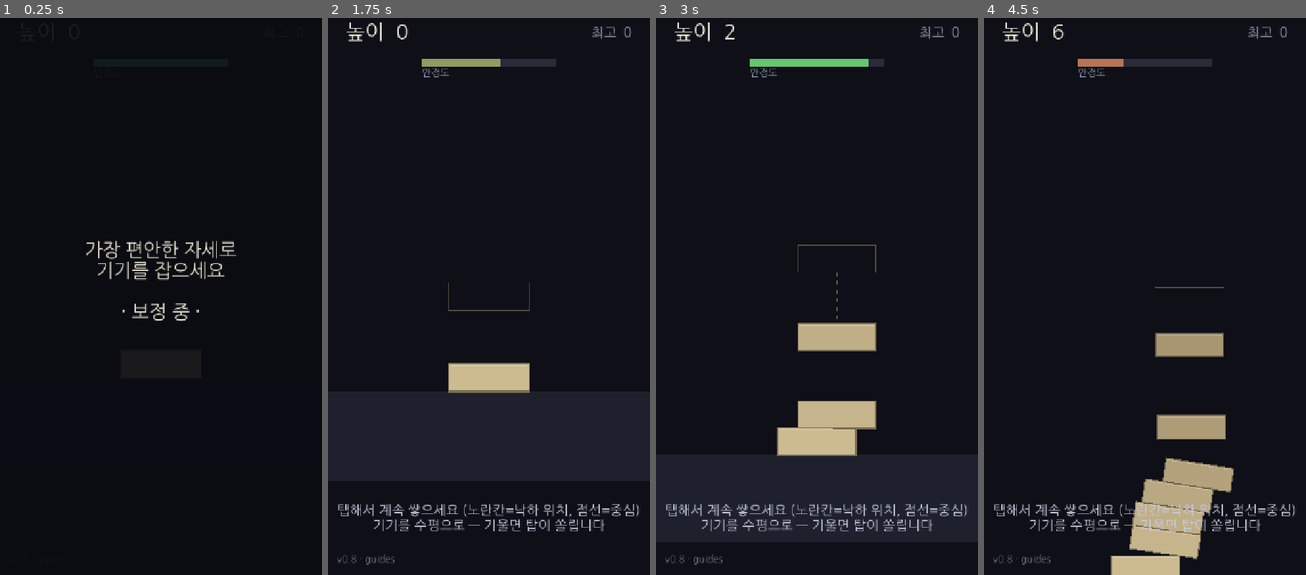
Above: before the commit, frames 1-4 (left to right).
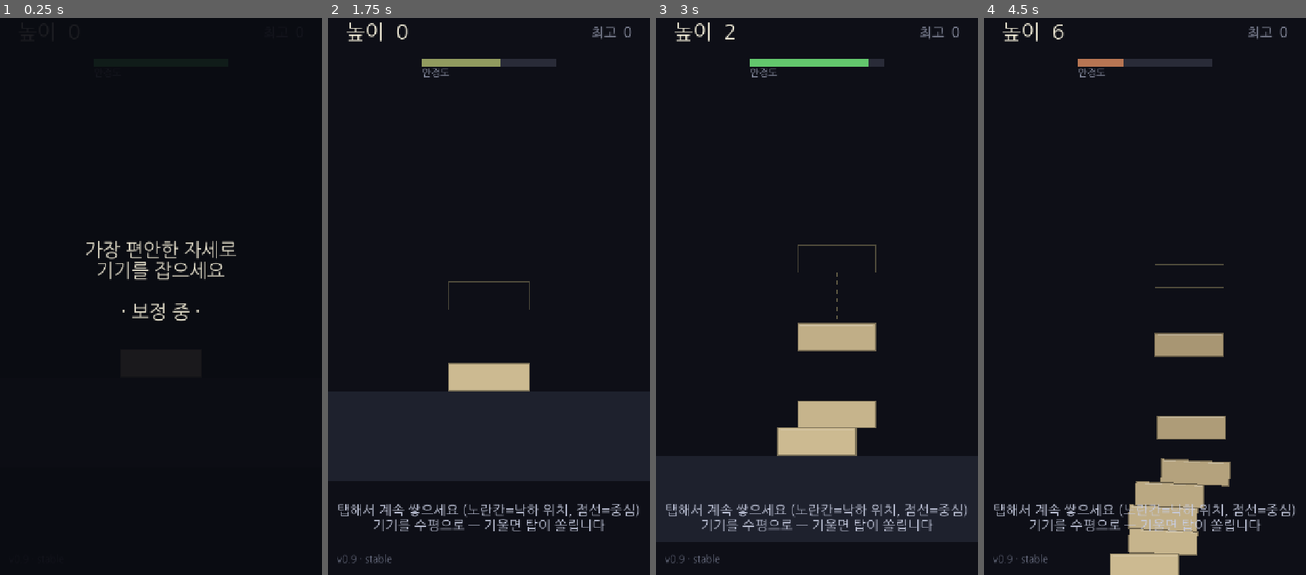
Above: after the commit, the same moments.

Repository: jungrok5/babel-tower
Game: Godot game, scene res://scenes/Main.tscn
Two runs of this game, one before a commit and one after it. Both use one fixed random seed, a clock stepped at 60 frames per second and the inputs below.
Inputs (mouse positions are in pixels of both pictures, inside the frame that each line leads up to):
- Up to frame 1 (0.25 s): no input
- Up to frame 2 (1.75 s): tap Enter at 0.5 s; move the mouse to (559, 257) at 0.52 s; click (559, 257) at 0.67 s; tap Space at 0.77, 1.25, 1.52 s; move the mouse to (424, 318) at 1.27 s; click (424, 318) at 1.42 s
- Up to frame 3 (3 s): move the mouse to (849, 162) at 2.02 s; click (849, 162) at 2.17 s; move the mouse to (800, 402) at 2.77 s; click (800, 402) at 2.92 s
- Up to frame 4 (4.5 s): tap Space at 3.02, 3.77 s; move the mouse to (1241, 374) at 3.52 s; click (1241, 374) at 3.67 s; move the mouse to (1048, 201) at 4.27 s; click (1048, 201) at 4.42 s

The runs differ from the first frame. In frame 2, 0.3% of the frame differs, in the area x 7-63%, y 47-99%; in frame 3, 0.1%; in frame 4, 1.6%, in the area x 7-78%, y 44-100%.

Commit message:
fix(v0.9): tall-stack stability — static foundation + 120Hz physics + higher friction
실제 Godot 헤드리스 테스트로 재현: 수평인데도 ~14개에서 강체 스택이 스스로
버클링(maxrot 0.01→0.6). 수정:
- 토대(초석) freeze=STATIC 로 고정 → 밑에서부터 주저앉는 것 방지
- physics_ticks_per_second 60→120 (타임스텝 절반 = 스택 안정성 대폭↑)
- solver_iterations 24, 블록 마찰 0.5→0.6
같은 CI 물리 테스트로 재검증한다.

Co-Authored-By: Claude Opus 4.8 <noreply@anthropic.com>
Claude-Session: https://claude.ai/code/session_01Jx8xk1vyhwdsC6SaQay3dQ

Diff:
--- a/project.godot
+++ b/project.godot
@@ -31,7 +31,9 @@
 
 [physics]
 
+common/physics_ticks_per_second=120
 2d/default_gravity=1100.0
+2d/solver/solver_iterations=24
 
 [rendering]
 
--- a/scripts/block.gd
+++ b/scripts/block.gd
@@ -22,7 +22,7 @@
 
 	var mat := PhysicsMaterial.new()
 	# 마찰을 낮춰 기울일 때 스택이 '스르륵' 쏠려 보이게 한다(너무 높으면 뻣뻣하다 갑자기 붕괴).
-	mat.friction = 0.5
+	mat.friction = 0.6
 	mat.bounce = 0.0
 	physics_material_override = mat
 
--- a/scripts/main.gd
+++ b/scripts/main.gd
@@ -7,7 +7,7 @@
 enum State { CALIB, READY, OVER }
 
 ## 화면에 표시되는 빌드 버전 — 캐시된 옛 빌드인지 확인용. 변경 시마다 올린다.
-const GAME_VERSION := "v0.8 · guides"
+const GAME_VERSION := "v0.9 · stable"
 
 const BASE_X := 360.0
 const GROUND_TOP_Y := 1050.0
@@ -86,6 +86,9 @@
 	var base := _make_block(0)
 	base.position = Vector2(BASE_X, GROUND_TOP_Y - BLOCK_SIZE.y * 0.5 - 1.0)
 	add_child(base)
+	# 토대는 정적으로 고정 — 탑이 밑에서부터 주저앉는 것을 막는다
+	base.freeze = true
+	base.freeze_mode = RigidBody2D.FREEZE_MODE_STATIC
 	blocks.append(base)
 
 
@@ -178,6 +181,9 @@
 	var base := _make_block(0)
 	base.position = Vector2(BASE_X, GROUND_TOP_Y - BLOCK_SIZE.y * 0.5 - 1.0)
 	add_child(base)
+	# 토대는 정적으로 고정 — 탑이 밑에서부터 주저앉는 것을 막는다
+	base.freeze = true
+	base.freeze_mode = RigidBody2D.FREEZE_MODE_STATIC
 	blocks.append(base)
 
 	over_panel.visible = false
